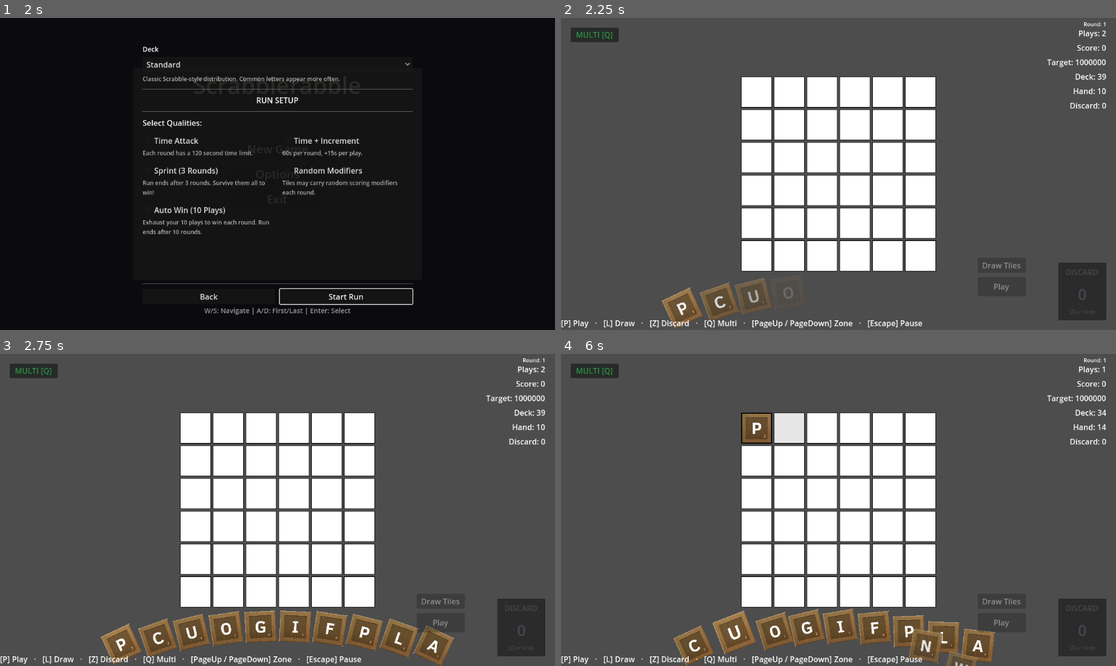
Above: before the commit, frames 1-4 (two rows, left to right).
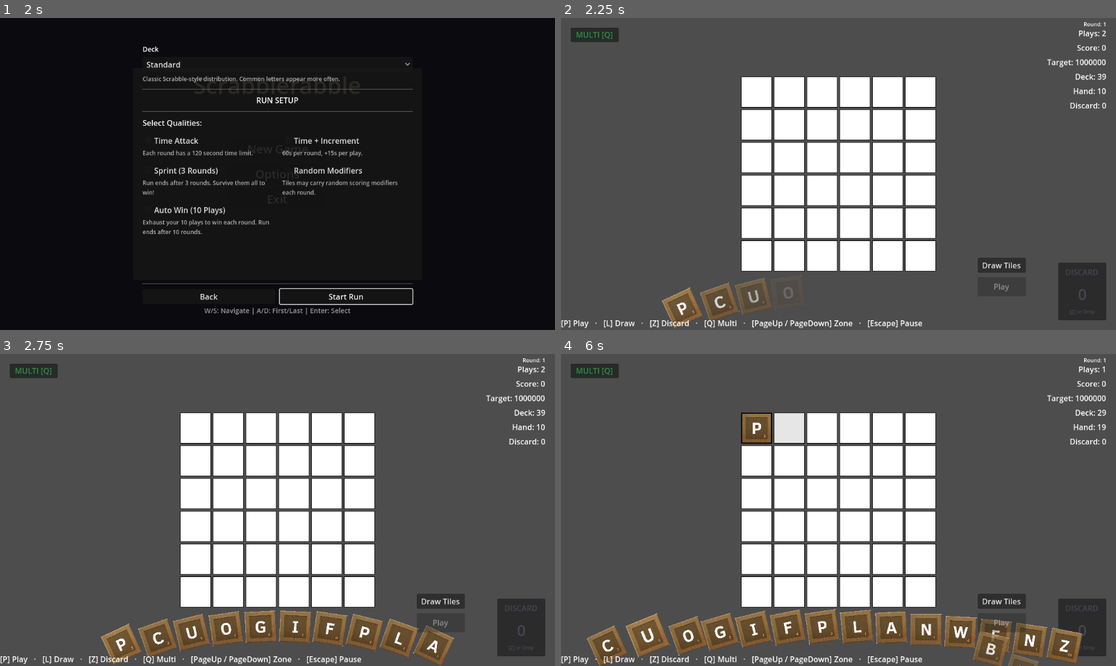
Above: after the commit, the same moments.

Repository: rcmilan/godot-scrabblerabble
Game: Godot game, scene res://scenes/title_screen/title_screen.tscn
The game is run twice, just before and just after one commit, with the same random seed, the same clock (stepped at 60 frames per second) and the same inputs.
Inputs (mouse positions are in pixels of both pictures, inside the frame that each line leads up to):
- Up to frame 1 (2 s): click "New Game" at 0.5 s; click "New Game" at 1.25 s
- Up to frame 2 (2.25 s): click "Start Run" at 2 s
- Up to frame 3 (2.75 s): no input
- Up to frame 4 (6 s): click (999, 600) at 2.75 s, where only the run after the commit has a clickable "Draw Tiles"; tap Enter (ui_accept) at 3.5, 5 s; drag from (755, 428) to (894, 441) at 3.52 s; click "Play" at 4.25 s; drag from (755, 428) to (810, 572) at 5.02 s; tap Space (confirm_action) at 5.75 s; move the mouse to (788, 428) at 5.77 s; hold D (navigate_right) from 5.78 s (still down); tap L (draw_tiles) at 5.85 s; click (788, 428) at 5.92 s

Frame 1 is identical in both runs. In frame 2, less than 0.1% of the frame differs, in the area x 75-83%, y 78-81%; in frame 3, less than 0.1%; in frame 4, 7.8%, in the area x 4-99%, y 17-100%.

Commit message:
fix: hand can now grow unlimited - is_full() always returns false

Diff:
--- a/scenes/hand/hand.gd
+++ b/scenes/hand/hand.gd
@@ -150,8 +150,9 @@
 
 
 ## Returns true if the hand is at maximum capacity.
+## With unlimited hand size, this always returns false.
 func is_full() -> bool:
-	return get_tile_count() >= HandManager.STARTING_HAND_SIZE
+	return false
 
 
 ## Reorders tiles in the hand based on a comparator callable.
